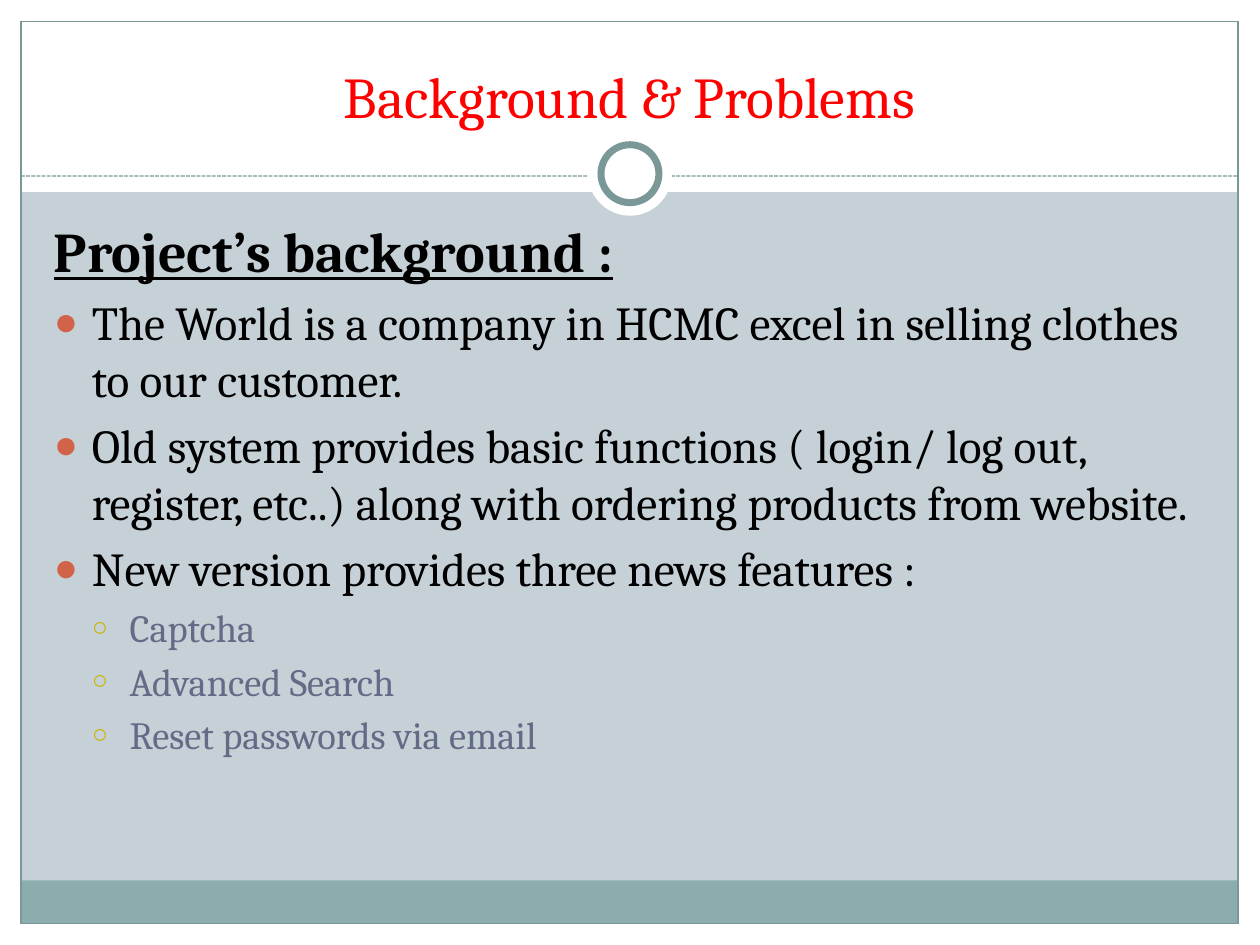
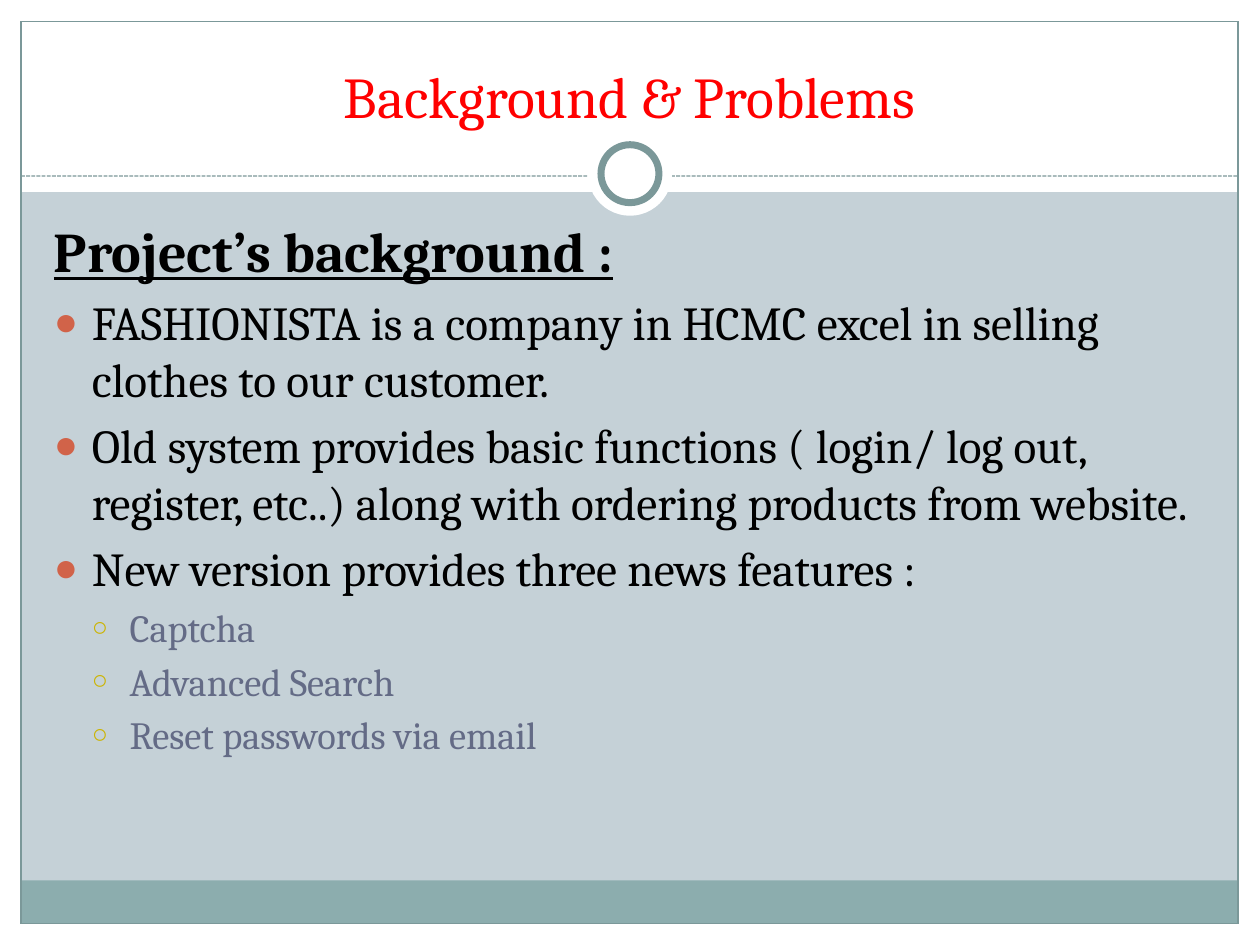
Before and after one commit to machchitai/webapplication, a slide deck: slide 3 of FashionStore/FashionStore/FINAL.pptx. Drawn at 1260x945 pixels with LibreOffice and Linux fonts; fonts in the diff are those of the drawing. Boxes give left, top, right and bottom in pixels: in the first picture for what was removed or moved away, otherwise in the second. Text is boxed around its words. In the diff, an @@ line names an element or a change of style, - is before the commit and + after.

```diff
--- a/FashionStore/FashionStore/FINAL.pptx
+++ b/FashionStore/FashionStore/FINAL.pptx
@@ text at (92, 307, 1099, 398): text changed @@
-● The World is a company in HCMC excel in selling clothes to our customer.
+● FASHIONISTA is a company in HCMC excel in selling clothes to our customer.
```
Also in this commit, not shown: 1 other slide changed, 50 other files.
